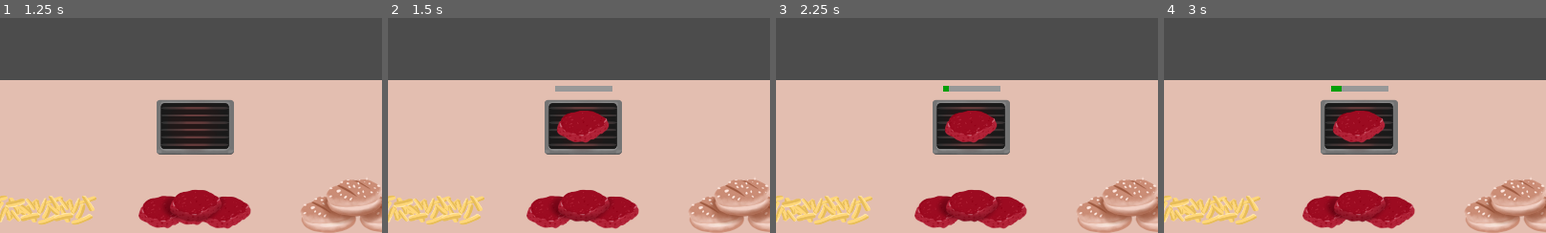
Above: before the commit, frames 1-4 (left to right).
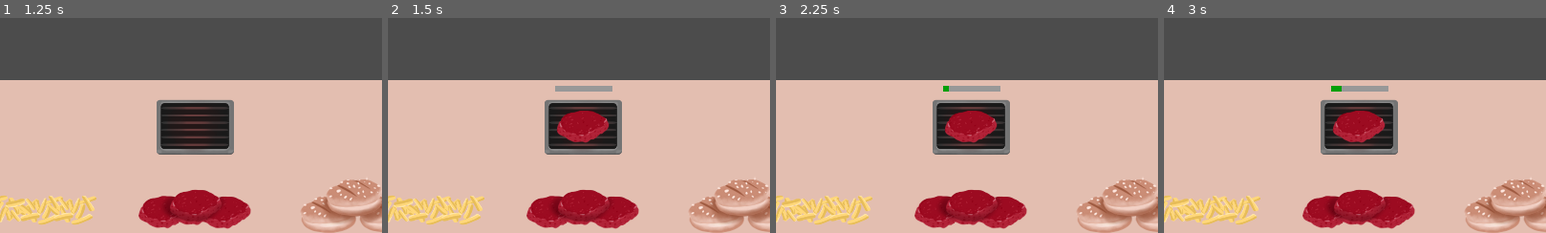
Above: after the commit, the same moments.

Repository: samuelpedrajas/MyVeganRestaurant
Game: Godot game, scene res://Scenes/Kitchen.tscn
Same seed, same stepped clock (60 frames per second), same inputs: the game is played once before the commit and once after it.
Inputs (mouse positions are % of the whole screen's width and height, from its top left):
- Up to frame 1 (1.25 s): click "PLAY" at 0.5 s
- Up to frame 2 (1.5 s): tap Enter at 1.25 s; move the mouse to (31, 76) at 1.27 s; click (31, 76) at 1.42 s
- Up to frame 3 (2.25 s): tap Space at 2 s; move the mouse to (70, 73) at 2.02 s; click (70, 73) at 2.17 s
- Up to frame 4 (3 s): tap Enter at 2.75 s; move the mouse to (70, 60) at 2.77 s; click (70, 60) at 2.92 s
The pictures show only the part of the screen within x 6-56%, y 32-82%; the shares and areas given below are measured in that part.

Frame 1 is identical in both runs. In frame 2, 0.1% of the frame differs, in the area x 47-54%, y 93-97%; in frame 3, 0.1%; in frame 4, 0.1%.

Commit message:
progress

Diff:
--- a/Scenes/Grill.tscn
+++ b/Scenes/Grill.tscn
@@ -5,13 +5,12 @@
 [ext_resource path="res://Scenes/Timer.tscn" type="PackedScene" id=3]
 
 [node name="Grill" type="Node2D" groups=[
-"FoodMachine",
+"Grill",
 ]]
 script = ExtResource( 1 )
 reference = "Grill"
 cook_time = 10
 burn_time = 8
-acceptable_ingredients = [ "RawBurger" ]
 
 [node name="Sprite" type="Sprite" parent="."]
 texture = ExtResource( 2 )
--- a/Scenes/Ingredients/Burger.tscn
+++ b/Scenes/Ingredients/Burger.tscn
@@ -1,22 +1,30 @@
-[gd_scene load_steps=5 format=2]
+[gd_scene load_steps=6 format=2]
 
 [ext_resource path="res://Scripts/Ingredient.gd" type="Script" id=1]
 [ext_resource path="res://Images/Kitchen/HamurguesaCruda.png" type="Texture" id=2]
 [ext_resource path="res://Images/Kitchen/HamburguesaHecha.png" type="Texture" id=3]
 [ext_resource path="res://Images/Kitchen/HamburguesaQuemada.png" type="Texture" id=4]
+[ext_resource path="res://Scripts/Stage.gd" type="Script" id=5]
 
 [node name="Burger" type="Node2D"]
 script = ExtResource( 1 )
-reference = "RawBurger"
-next_stages = [ "CookedBurger", "BurnedBurger" ]
 
 [node name="RawBurger" type="Sprite" parent="."]
 texture = ExtResource( 2 )
+script = ExtResource( 5 )
+reference = "RawBurger"
+destination = "Grill"
 
 [node name="CookedBurger" type="Sprite" parent="."]
 visible = false
 texture = ExtResource( 3 )
+script = ExtResource( 5 )
+reference = "CookedBurger"
+destination = "Plate"
 
 [node name="BurnedBurger" type="Sprite" parent="."]
 visible = false
 texture = ExtResource( 4 )
+script = ExtResource( 5 )
+reference = "BurnedBurger"
+destination = "Bin"
--- a/Scenes/Ingredients/BurgerBread.tscn
+++ b/Scenes/Ingredients/BurgerBread.tscn
@@ -1,7 +1,12 @@
-[gd_scene load_steps=2 format=2]
+[gd_scene load_steps=3 format=2]
 
 [ext_resource path="res://Scripts/Ingredient.gd" type="Script" id=1]
+[ext_resource path="res://Scripts/Stage.gd" type="Script" id=2]
 
 [node name="BurgerBread" type="Node2D"]
 script = ExtResource( 1 )
+
+[node name="BurgerBread" type="Sprite" parent="."]
+script = ExtResource( 2 )
 reference = "BurgerBread"
+destination = "Plate"
--- a/Scenes/Ingredients/Lettuce.tscn
+++ b/Scenes/Ingredients/Lettuce.tscn
@@ -1,7 +1,12 @@
-[gd_scene load_steps=2 format=2]
+[gd_scene load_steps=3 format=2]
 
 [ext_resource path="res://Scripts/Ingredient.gd" type="Script" id=1]
+[ext_resource path="res://Scripts/Stage.gd" type="Script" id=2]
 
 [node name="Lettuce" type="Node2D"]
 script = ExtResource( 1 )
+
+[node name="Lettuce" type="Sprite" parent="."]
+script = ExtResource( 2 )
 reference = "Lettuce"
+destination = "Plate"
--- a/Scenes/Ingredients/RawFries.tscn
+++ b/Scenes/Ingredients/RawFries.tscn
@@ -1,7 +1,17 @@
-[gd_scene load_steps=2 format=2]
+[gd_scene load_steps=3 format=2]
 
 [ext_resource path="res://Scripts/Ingredient.gd" type="Script" id=1]
+[ext_resource path="res://Scripts/Stage.gd" type="Script" id=2]
 
 [node name="RawFries" type="Node2D"]
 script = ExtResource( 1 )
+
+[node name="RawFries" type="Sprite" parent="."]
+script = ExtResource( 2 )
 reference = "RawFries"
+destination = "Fryer"
+
+[node name="CookedFries" type="Sprite" parent="."]
+script = ExtResource( 2 )
+reference = "CookedFries"
+destination = "Platform"
--- a/Scenes/Ingredients/Tomato.tscn
+++ b/Scenes/Ingredients/Tomato.tscn
@@ -1,7 +1,12 @@
-[gd_scene load_steps=2 format=2]
+[gd_scene load_steps=3 format=2]
 
 [ext_resource path="res://Scripts/Ingredient.gd" type="Script" id=1]
+[ext_resource path="res://Scripts/Stage.gd" type="Script" id=2]
 
 [node name="Tomato" type="Node2D"]
 script = ExtResource( 1 )
+
+[node name="Tomato" type="Sprite" parent="."]
+script = ExtResource( 2 )
 reference = "Tomato"
+destination = "Plate"
--- a/Scripts/FoodMachine.gd
+++ b/Scripts/FoodMachine.gd
@@ -6,7 +6,7 @@
 export(int) var cook_time = -1
 export(int) var burn_time = -1
 export(bool) var hide_ingredient = false
-export(Array) var acceptable_ingredients = []
+
 
 var current_time = 0
 var ingredient = null
@@ -17,18 +17,22 @@
 	self.platform = get_node_or_null("Platform")
 
 
-func is_accepted(_ingredient):
-	return self.ingredient == null \
-		and _ingredient.reference in self.acceptable_ingredients
+func is_busy():
+	return self.ingredient != null
 
 
-func add_ingredient(_ingredient):
-	if not is_accepted(_ingredient):
-		print("ERROR: ingredient not accepted!!!")
+func add_item(_ingredient):
+	if is_busy():
+		print("ERROR: machine is busy!!!")
 		return
 	self.ingredient = _ingredient
 	$Placeholder.add_child(_ingredient)
 	$Timer.resume_or_start()
+
+
+func drop_item():
+	$Placeholder.remove_child(self.ingredient)
+	self.ingredient = null
 
 
 func _on_Timer_food_cooked():
--- a/Scripts/FoodSource.gd
+++ b/Scripts/FoodSource.gd
@@ -13,8 +13,12 @@
 		print("ERROR: Kitchen not configured for this FoodSource")
 
 
+func drop_item():
+	pass
+
+
 func _on_ClickableArea_clicked():
-	self.kitchen.use_ingredient(self.ingredient)
+	self.kitchen.use_item(self.ingredient.duplicate(), self)
 
 
 func _on_ClickableArea_released():
--- a/Scripts/Ingredient.gd
+++ b/Scripts/Ingredient.gd
@@ -1,14 +1,18 @@
 extends Node2D
 
-
-export(String) var reference
-export(Array) var next_stages = []
 
 var level = 0
 
 
+func get_reference():
+	return get_child(self.level).reference
+
+
 func evolve():
-	get_node(self.reference).hide()
+	get_child(self.level).hide()
 	self.level += 1
-	self.reference = self.next_stages[self.level - 1]
-	get_node(self.reference).show()
+	get_child(self.level).show()
+
+
+func get_destination():
+	return get_child(self.level).destination
--- a/Scripts/Kitchen.gd
+++ b/Scripts/Kitchen.gd
@@ -6,23 +6,35 @@
 	get_tree().get_root().connect("size_changed", self, "_on_size_changed")
 
 
-func select_food_machine(ingredient):
-	var machines = get_tree().get_nodes_in_group("FoodMachine")
-	machines = Utils.sort_by_attribute(machines, "order")
-	for machine in machines:
-		if machine.is_accepted(ingredient):
-			return machine
+func select_destination(item):
+	var destinations = get_tree().get_nodes_in_group(item.get_destination())
+	destinations = Utils.sort_by_attribute(destinations, "order")
+	for destination in destinations:
+		if not destination.is_busy():
+			return destination
 	return null
 
-func use_ingredient(ingredient):
-	print("Using ingredient: %s" % [ingredient.reference])
-	var machine = select_food_machine(ingredient)
-	if machine == null:
-		print("No machine is available")
+func use_item(item, origin):
+	print("Using item: %s" % [item.get_reference()])
+	var destination_name = item.get_destination()
+	if destination_name == "None":
+		print("Item %s has no destination" % item.get_reference())
 		return
-	ingredient.get_parent().remove_child(ingredient)
-	machine.add_ingredient(ingredient)
-	print("%s was added to %s" % [ingredient.reference, machine.reference])
+
+	if destination_name == "Plate":
+		print("Plates not implemented yet")
+	elif destination_name == "Platform":
+		print("Platforms not implemented yet")
+	else:
+		var destination = select_destination(item)
+		if destination == null:
+			print("No destination is available")
+		else:
+			origin.drop_item()
+			destination.add_item(item)
+			print(
+				"%s was added to %s" % [item.get_reference(), destination_name]
+			)
 
 ### Signal Handlers ###
 
--- /dev/null
+++ b/Scripts/Stage.gd
@@ -0,0 +1,5 @@
+extends Sprite
+
+
+export(String) var reference
+export(String) var destination
